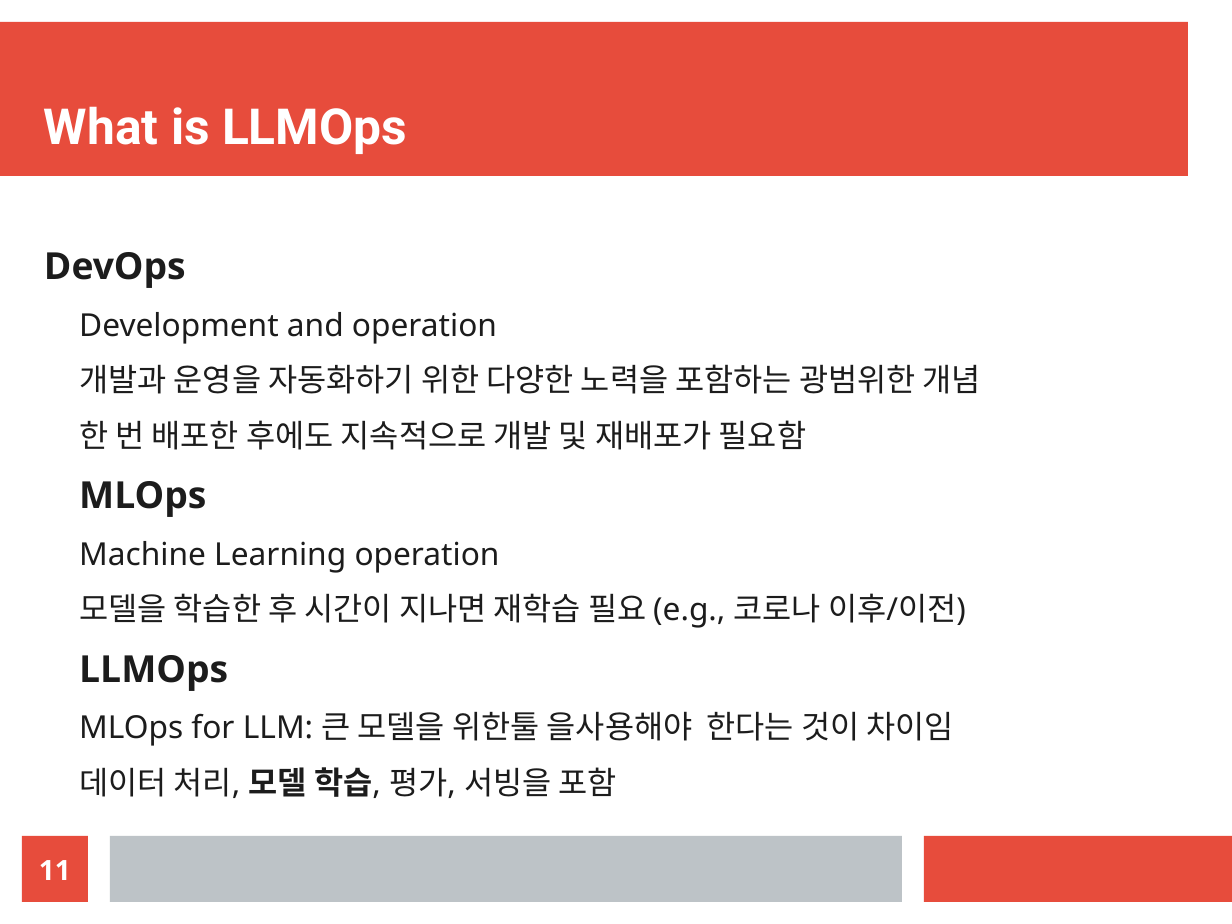
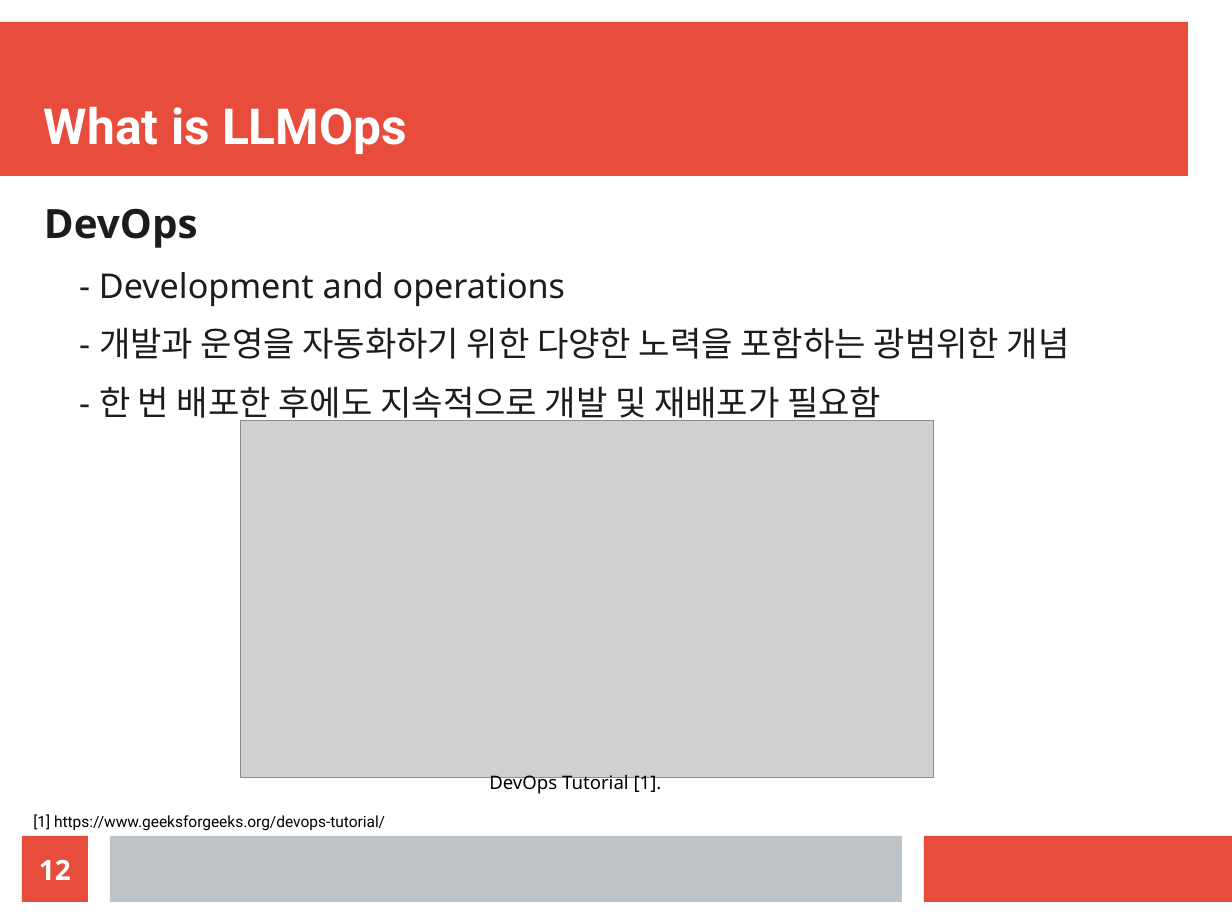
Before and after one commit to gmgu/LLMOps, a slide deck: slide 12 of slide/slide.odp (slide 11 before the commit). Drawn at 1232x924 pixels with LibreOffice and Linux fonts; fonts in the diff are those of the drawing; grey boxes stand for pictures. Boxes give left, top, right and bottom in pixels: in the first picture for what was removed or moved away, otherwise in the second. Text is boxed around its words. In the diff, an @@ line names an element or a change of style, - is before the commit and + after.

```diff
--- a/slide/slide.odp
+++ b/slide/slide.odp
@@ text at bbox=[44, 208, 198, 248]: size 24.1 to 26 pt in "DevOps" @@
@@ text "DevOps": place and size @@
-text "DevOps" at bbox=[44, 252, 981, 798]
+text "DevOps" at bbox=[44, 208, 1070, 424]
@@ text at bbox=[99, 272, 1070, 424]: text changed; size 20.4 to 22 pt @@
-  Development and operation
-  개발과 운영을 자동화하기 위한 다양한 노력을 포함하는 광범위한 개념
-  한 번 배포한 후에도 지속적으로 개발 및 재배포가 필요함
-MLOps
-  Machine Learning operation
-  모델을 학습한 후 시간이 지나면 재학습 필요 (e.g., 코로나 이후/이전)
-LLMOps
-  MLOps for LLM: 큰 모델을 위한툴 을사용해야 한다는 것이 차이임
-  데이터 처리, 모델 학습, 평가, 서빙을 포함
+  - Development and operations
+  - 개발과 운영을 자동화하기 위한 다양한 노력을 포함하는 광범위한 개념
+  - 한 번 배포한 후에도 지속적으로 개발 및 재배포가 필요함
@@ picture added at bbox=[240, 420, 934, 777] @@
@@ text added at bbox=[489, 772, 662, 794], 12 pt, text #000000 @@
+DevOps Tutorial [1].
@@ text added at bbox=[33, 814, 385, 831], 10 pt, text #000000 @@
+[1] https://www.geeksforgeeks.org/devops-tutorial/
@@ page number at bbox=[39, 860, 71, 880]: text changed @@
-11
+12
```
Also in this commit, not shown: 3 other slides changed, 5 slides added, 2 slides removed.
